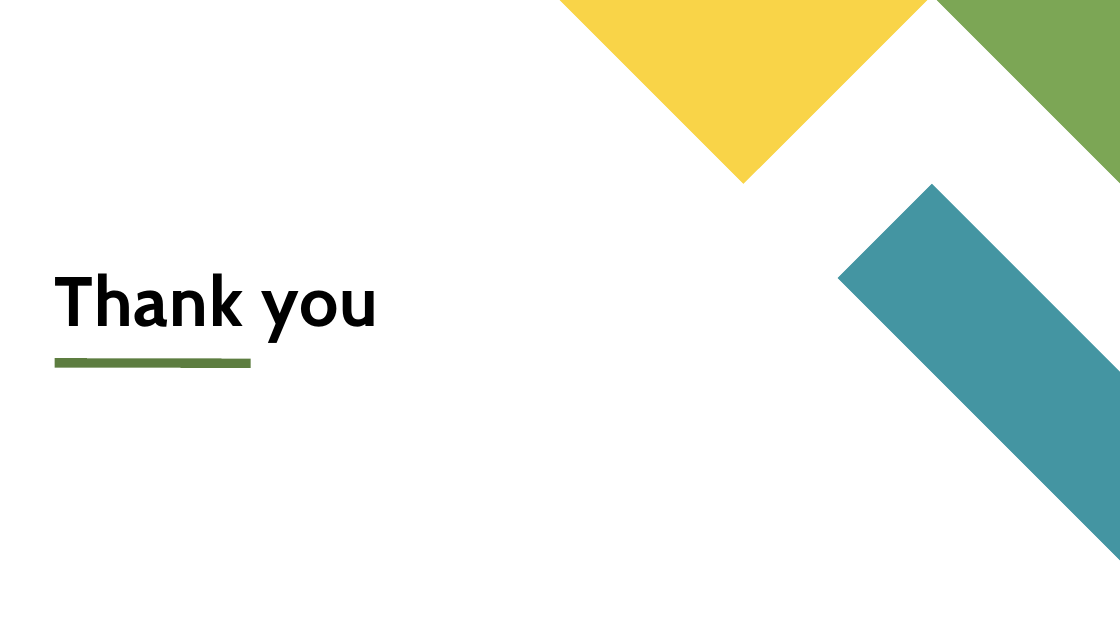
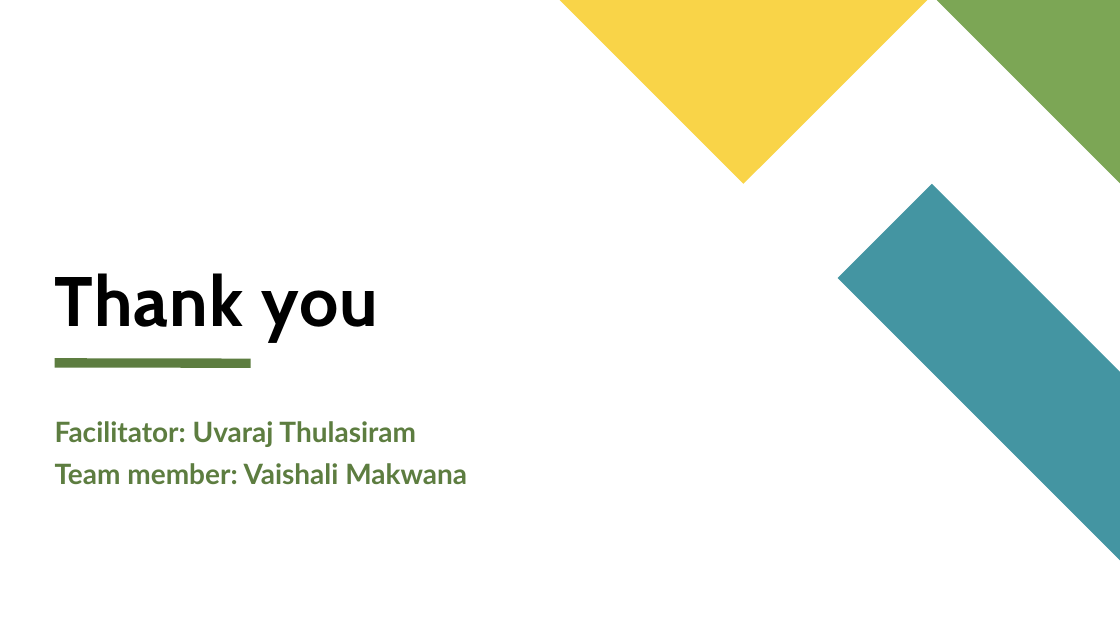
Before and after one commit to uvarajthulasiram/LendingClubCaseStudy, a slide deck: slide 17 of UvarajThulasiram.pptx. Drawn at 1120x630 pixels with LibreOffice and Linux fonts; fonts in the diff are those of the drawing. Boxes give left, top, right and bottom in pixels: in the first picture for what was removed or moved away, otherwise in the second. Text is boxed around its words. In the diff, an @@ line names an element or a change of style, - is before the commit and + after.

Commit message:
Updated the file name Updated pptx changes from Vaishali Printed presentation to pdf.

```diff
--- a/UvarajThulasiram.pptx
+++ b/UvarajThulasiram.pptx
@@ text added at [55, 421, 467, 484], 24 pt, text #5D7D40, bold @@
+Facilitator: Uvaraj Thulasiram
+Team member: Vaishali Makwana
```
Also in this commit, not shown: 3 other slides changed, 2 other files.
